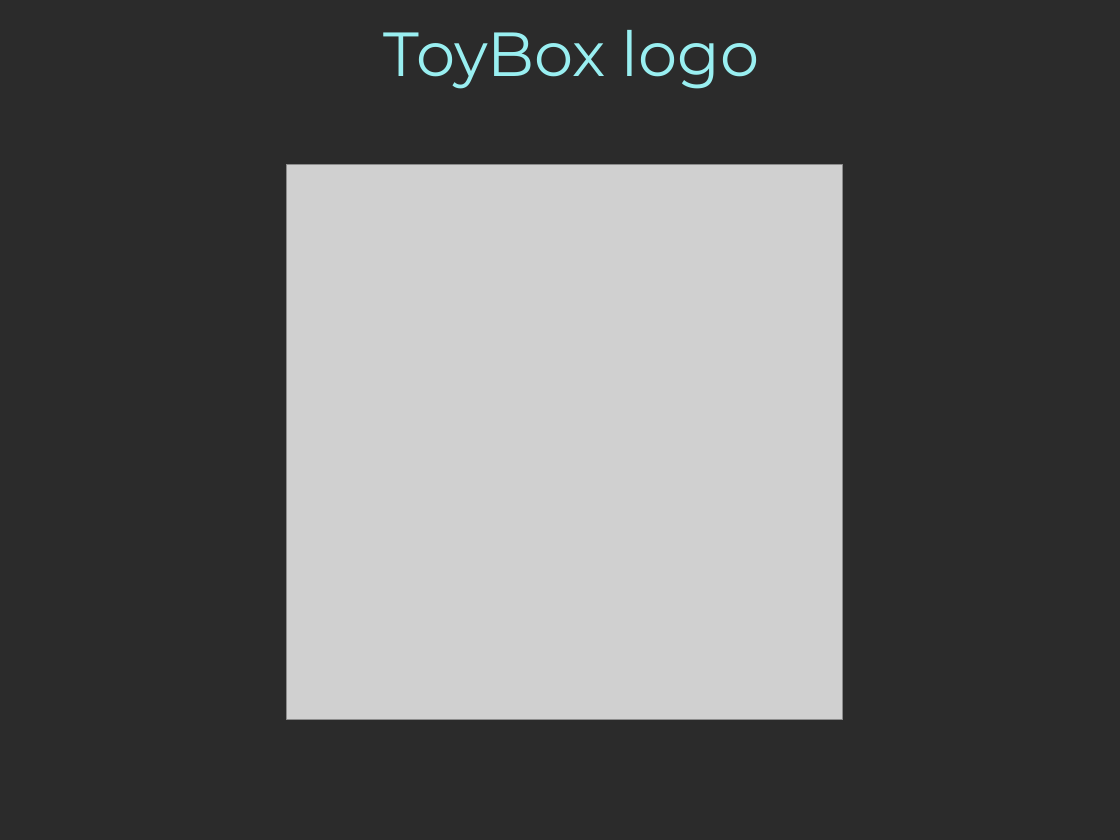
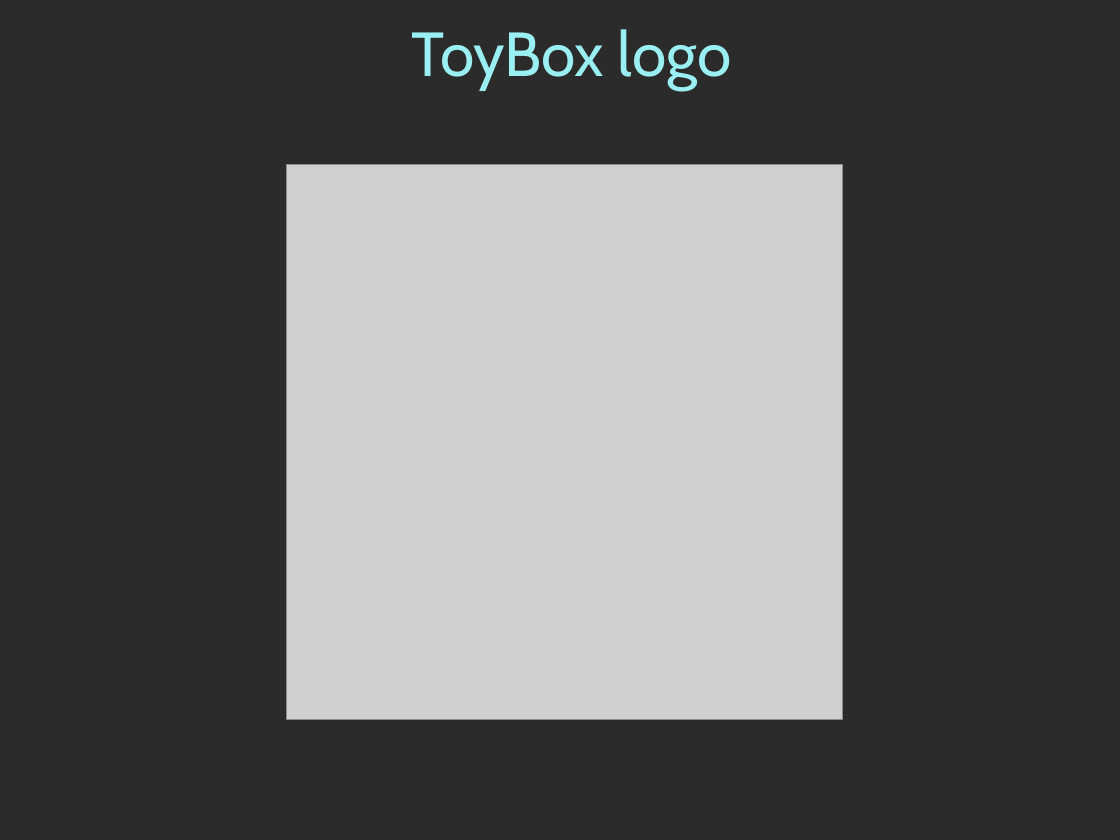
Before and after one commit to pngames/pavillon-noir, a slide deck: slide 9 of .others/tertiaire/tertiaire - management-marketing.ppt (slide 6 before the commit). Drawn at 1120x840 pixels with LibreOffice and Linux fonts; fonts in the diff are those of the drawing; grey boxes stand for pictures; background and template pictures are left out; a plain dark background stands for a picture behind light text. Boxes give left, top, right and bottom in pixels: in the first picture for what was removed or moved away, otherwise in the second. Text is boxed around its words. In the diff, an @@ line names an element or a change of style, - is before the commit and + after.

```diff
--- a/.others/tertiaire/tertiaire - management-marketing.ppt
+++ b/.others/tertiaire/tertiaire - management-marketing.ppt
@@ title "ToyBox logo" at [412, 29, 732, 90]: font Montserrat to Cabin @@
```
Also in this commit, not shown: 2 other slides changed, 4 slides added, 1 slide removed.
